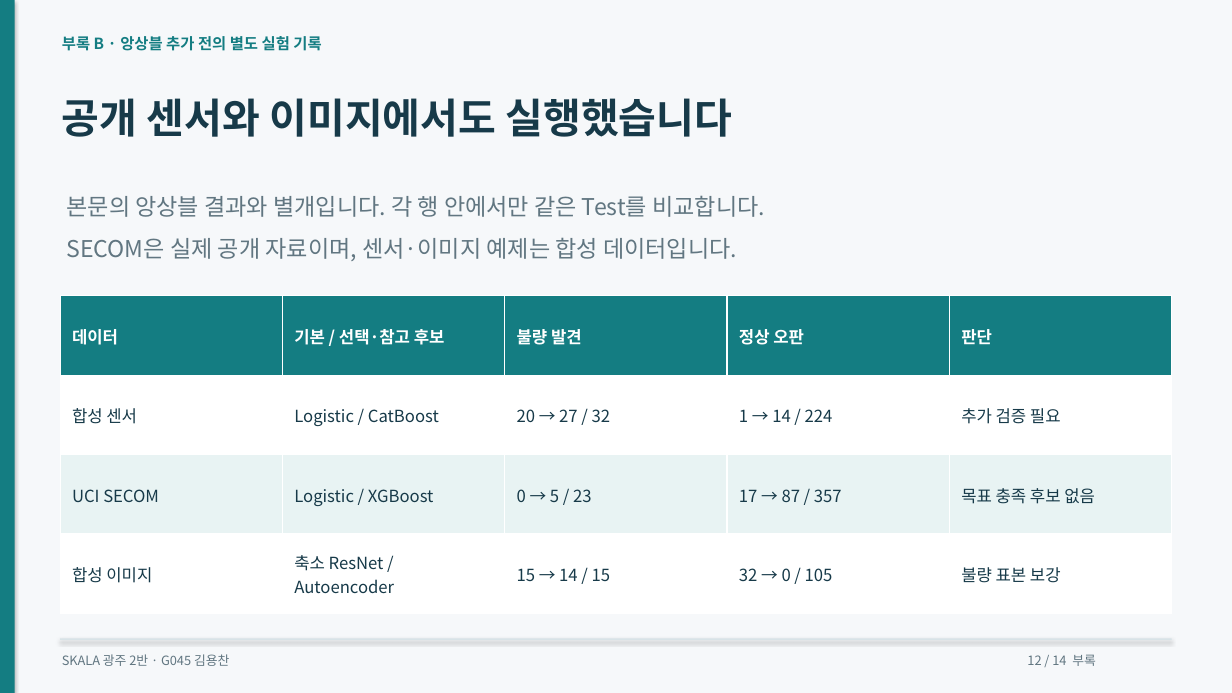
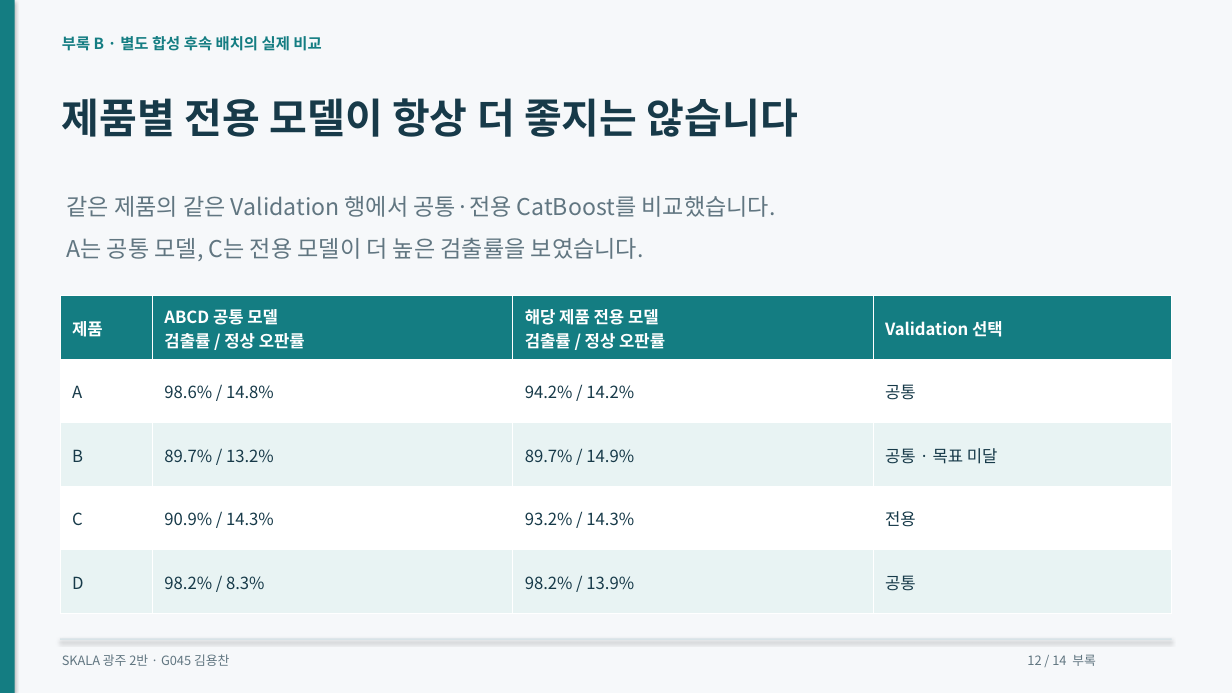
Before and after one commit to dragonchan95/Semiconductor-AI-Agent, a slide deck: slide 12 of docs/G045_Semiconductor_Agent.pptx. Drawn at 1232x693 pixels with LibreOffice and Linux fonts; fonts in the diff are those of the drawing. Boxes give left, top, right and bottom in pixels: in the first picture for what was removed or moved away, otherwise in the second. Text is boxed around its words. In the diff, an @@ line names an element or a change of style, - is before the commit and + after.

```diff
--- a/docs/G045_Semiconductor_Agent.pptx
+++ b/docs/G045_Semiconductor_Agent.pptx
@@ text at <box>62,36,321,51</box>: text changed @@
-부록 B · 앙상블 추가 전의 별도 실험 기록
+부록 B · 별도 합성 후속 배치의 실제 비교
@@ text at <box>62,98,798,137</box>: text changed @@
-공개 센서와 이미지에서도 실행했습니다
+제품별 전용 모델이 항상 더 좋지는 않습니다
@@ text at <box>66,196,775,217</box>: text changed @@
-본문의 앙상블 결과와 별개입니다. 각 행 안에서만 같은 Test를 비교합니다.
+같은 제품의 같은 Validation 행에서 공통·전용 CatBoost를 비교했습니다.
@@ text at <box>66,238,644,261</box>: text changed @@
-SECOM은 실제 공개 자료이며, 센서·이미지 예제는 합성 데이터입니다.
+A는 공통 모델, C는 전용 모델이 더 높은 검출률을 보였습니다.
@@ table at <box>60,296,1172,614</box> @@
-데이터 | 기본 / 선택·참고 후보 | 불량 발견 | 정상 오판 | 판단
-합성 센서 | Logistic / CatBoost | 20 → 27 / 32 | 1 → 14 / 224 | 추가 검증 필요
-UCI SECOM | Logistic / XGBoost | 0 → 5 / 23 | 17 → 87 / 357 | 목표 충족 후보 없음
-합성 이미지 | 축소 ResNet / Autoencoder | 15 → 14 / 15 | 32 → 0 / 105 | 불량 표본 보강
+제품 | ABCD 공통 모델 / 검출률 / 정상 오판률 | 해당 제품 전용 모델 / 검출률 / 정상 오판률 | Validation 선택
+A | 98.6% / 14.8% | 94.2% / 14.2% | 공통
+B | 89.7% / 13.2% | 89.7% / 14.9% | 공통 · 목표 미달
+C | 90.9% / 14.3% | 93.2% / 14.3% | 전용
+D | 98.2% / 8.3% | 98.2% / 13.9% | 공통
```
Also in this commit, not shown: 2 other slides changed, 13 other files.
